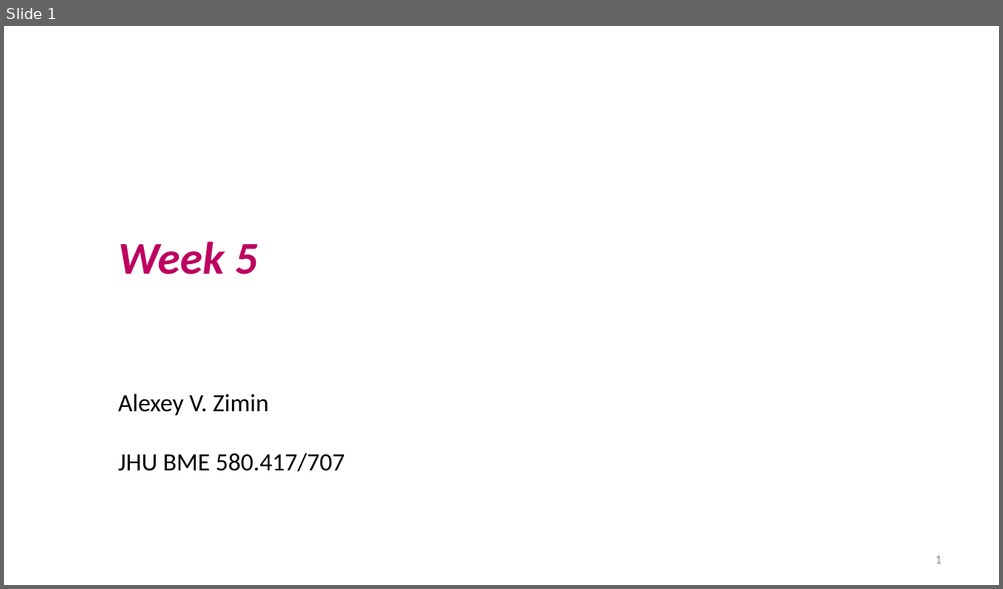
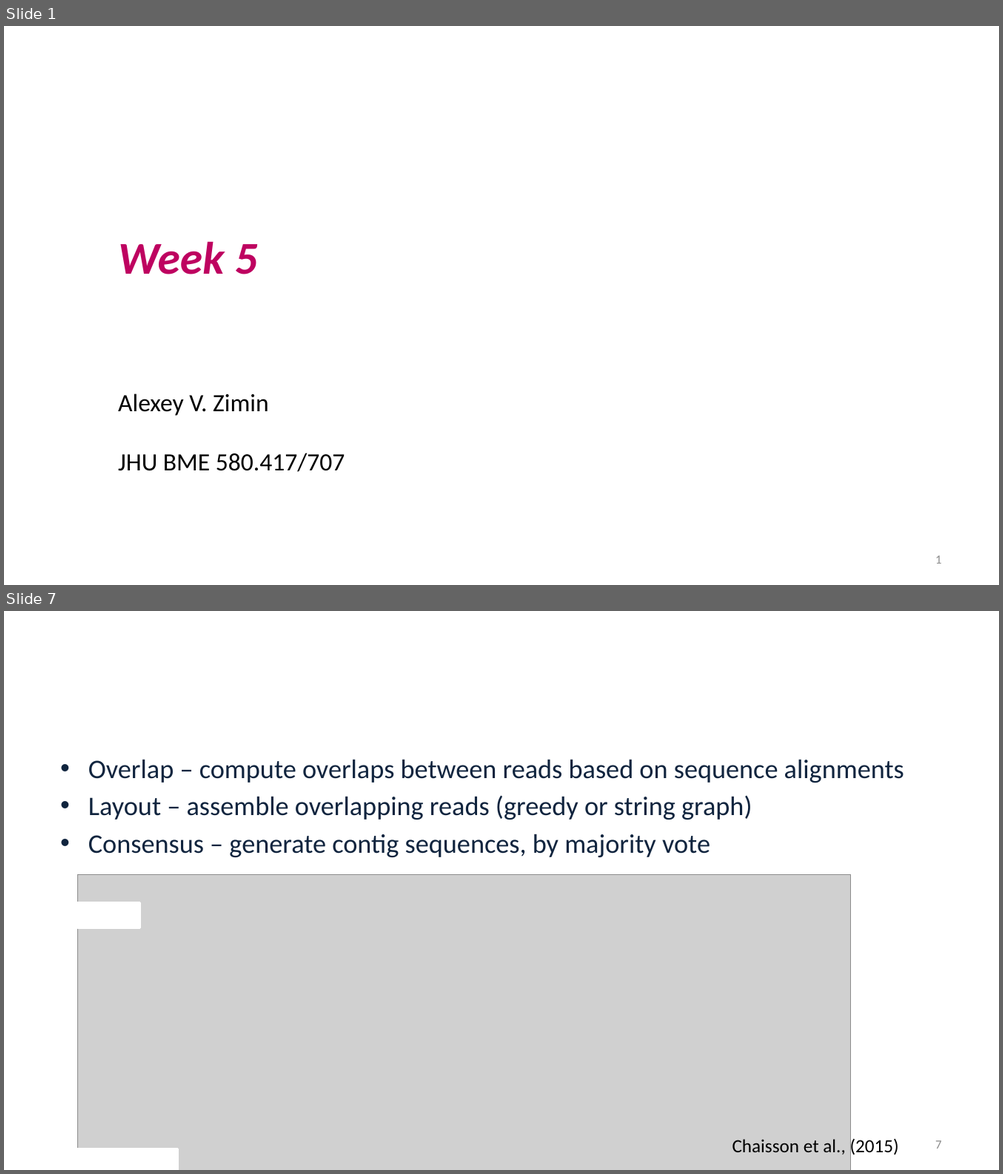
Before and after one commit to alekseyzimin/BME-Algorithms-for-Analysis-of-Genomic-Data, a slide deck: Fall 2026/Week 5 -- Genome Assembly Algorithms.pptx. Shown one above the other, each under a label of ours: slide 1 before the commit, slides 1 and 7 after it; the slides between them are not shown. The pictures are 1003x589 and 1003x1174 pixels, drawn with LibreOffice and Linux fonts; fonts in the diff are those of the drawing; grey boxes stand for pictures; background and template pictures are left out. Boxes give left, top, right and bottom in pixels: in the first picture for what was removed or moved away, otherwise in the second. Text is boxed around its words. In the diff, an @@ line names an element or a change of style, - is before the commit and + after.

```diff
--- a/Fall 2026/Week 5 -- Genome Assembly Algorithms.pptx
+++ b/Fall 2026/Week 5 -- Genome Assembly Algorithms.pptx
@@ slide 7 added at box(4, 611, 999, 1170), background picture (left out) @@
@@ title added at box(53, 667, 948, 703), 32.4 pt, text #FFFFFF @@
+Overlap-Layout-Consensus
@@ text added at box(88, 759, 904, 858), 25.9 pt, text #0F243E @@
+• Overlap – compute overlaps between reads based on sequence alignments
+• Layout – assemble overlapping reads (greedy or string graph)
+• Consensus – generate contig sequences, by majority vote
@@ picture added at box(78, 874, 851, 1170) @@
@@ rectangle added at box(78, 903, 141, 928), fill #FFFFFF, outline #FFFFFF 2 pt @@
@@ text added at box(732, 1137, 899, 1157), 18 pt, text #000000 @@
+Chaisson et al., (2015)
@@ page number added at box(935, 1141, 941, 1149), 12 pt, text #8C8C8C @@
+7
@@ rectangle added at box(78, 1150, 178, 1170), fill #FFFFFF, outline #FFFFFF 2 pt @@
```
Also in this commit, not shown: 10 slides changed, 5 other slides added.
